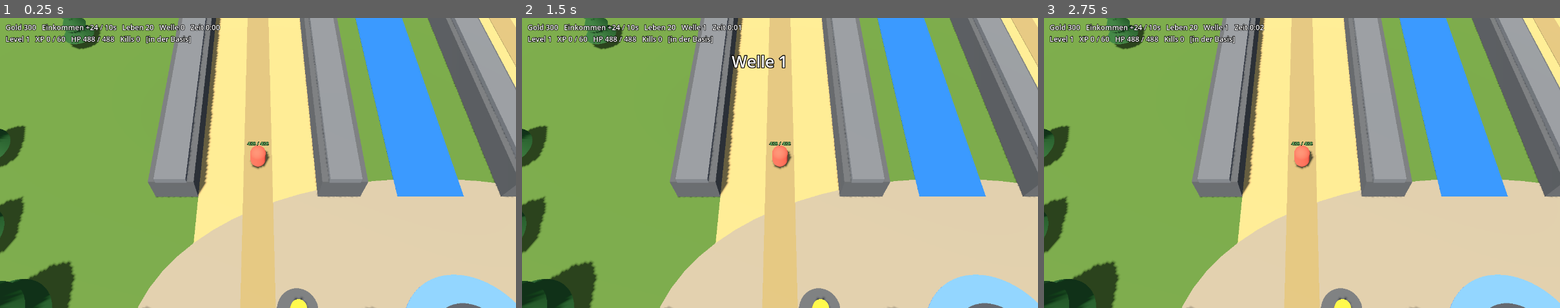
Above: before the commit, frames 1-3 (left to right).
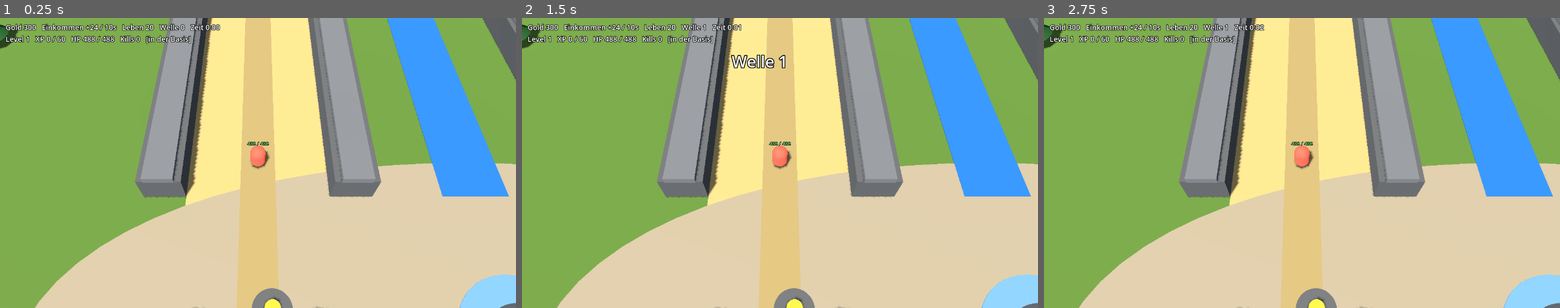
Above: after the commit, the same moments.

Repository: Tarux21/hero-lane-wars
Game: Godot game, scene res://scenes/main.tscn
The game is run twice, just before and just after one commit, with the same random seed, the same clock (stepped at 60 frames per second) and the same inputs.
Inputs (mouse positions are in pixels of both pictures, inside the frame that each line leads up to):
- Up to frame 1 (0.25 s): no input
- Up to frame 2 (1.5 s): tap Enter at 0.5 s; move the mouse to (893, 148) at 0.52 s; click (893, 148) at 0.67 s; tap Space at 1.25 s; move the mouse to (676, 177) at 1.27 s; click (676, 177) at 1.42 s
- Up to frame 3 (2.75 s): tap Enter at 2 s; move the mouse to (1353, 99) at 2.02 s; click (1353, 99) at 2.17 s

The runs differ from the first frame. In frame 1, 37% of the frame differs, in the area x 0-100%, y 0-100%; in frame 2, 37%; in frame 3, 37%.

Commit message:
Godot: Kartenaufbau je Spielerzahl (1v1, 2v2 eine breite Lane pro Team, 4v4 Doppel-Lane), breitere Lanes, groesserer Teamabstand
Co-Authored-By: Claude Sonnet 5.5 <noreply@anthropic.com>

Diff:
--- a/godot/scripts/game.gd
+++ b/godot/scripts/game.gd
@@ -5,7 +5,8 @@
 ## Alle Spielwerte stammen aus data/daten.json (Autoload "Data"). Spielkoordinaten (x = Lane entlang, y = quer) werden mit S in Meter umgerechnet.
 
 const S := 0.05                      # Spielwert -> Meter (Lane 3000 -> 150 m)
-const LANE_GAP := 26.0               # Abstand der Lane-Mitten (Meter): deine Lane bei x=0, Gegner-Lane bei x=LANE_GAP
+const WALL := 3.2                    # Breite der Felswand zwischen/neben Lanes (Meter)
+const TEAM_SPACE := 22.0             # Abstand zwischen den Lane-Rändern der beiden Teams (Felswand, Gras, Fluss, Felswand)
 const CAM_PITCH := 58.0              # Kamerawinkel in Grad (wie Warcraft 3: schräg von oben)
 var cam_dist := 28.0                 # Kamera-Abstand zum Helden (Mausrad)
 
@@ -26,6 +27,13 @@
 var autoplay := false
 var cam_init := false
 
+# Kartenaufbau je Spielerzahl pro Team (--team=1|2|4): bis 2 Spieler teilen sich eine breite Lane, ab 4 gibt es pro Team eine Doppel-Lane.
+var team_size := 1
+var lanes_per_team := 1
+var lane_half_g := 90.0              # halbe Lane-Breite in Spielwerten
+var lane_xs: Array[float] = []       # Mitte jeder Lane in Metern, von links nach rechts: erst Team A, dann Team B
+var slot_ys: Array[float] = []       # Spieler-Plätze quer in der Lane (Spielwerte)
+
 var cam: Camera3D
 var hud: Label
 var msg: Label
@@ -46,10 +54,13 @@
 			sim_secs = float(a.substr(6))
 		elif a.begins_with("--shot="):
 			shot_path = a.substr(7)
+		elif a.begins_with("--team="):
+			team_size = int(a.substr(7))
 		elif a.begins_with("--zoom="):
 			cam_dist = float(a.substr(7))
 		elif a == "--autoplay":
 			autoplay = true
+	_setup_layout()
 	_build_world()
 	_build_hud()
 	_spawn_hero()
@@ -62,7 +73,27 @@
 ## Spielkoordinaten -> Welt: Die Lane läuft senkrecht über den Bildschirm (Basis unten, Monster kommen von oben).
 ## x = Weg entlang der Lane (0 = Basis), y = quer, lane 0 = deine Lane, 1 = Gegner-Lane.
 func _wp(gx: float, gy: float, lane: int = 0) -> Vector3:
-	return Vector3(gy * S + lane * LANE_GAP, 0.0, -gx * S)
+	return Vector3(gy * S + lane_xs[lane], 0.0, -gx * S)
+
+
+## Berechnet Lane-Breite, Lane-Mitten und Spieler-Plätze aus der Teamgröße.
+func _setup_layout() -> void:
+	team_size = clampi(team_size, 1, 4)
+	lanes_per_team = 2 if team_size >= 4 else 1
+	var per_lane := int(ceil(float(team_size) / lanes_per_team))
+	lane_half_g = float(cfg["laneHalf"]) * (1.2 if per_lane <= 1 else 1.7)   # 2 Helden pro Lane brauchen eine breitere Lane
+	var half := lane_half_g * S
+	lane_xs.clear()
+	var x := 0.0
+	for team in 2:
+		for k in lanes_per_team:
+			lane_xs.append(x)
+			if k < lanes_per_team - 1:
+				x += half * 2.0 + WALL          # Lanes desselben Teams teilen sich eine Felswand
+		x += half * 2.0 + TEAM_SPACE            # zwischen den Teams: Felswände, Gras, Fluss
+	slot_ys.clear()
+	for j in per_lane:
+		slot_ys.append((j - (per_lane - 1) / 2.0) * (2.0 * lane_half_g / per_lane))
 
 
 func _cam_offset() -> Vector3:
@@ -102,47 +133,56 @@
 ## unten ein Platz mit magischem Kreis, Häusern (Monster senden) und Händlern. Alles noch aus einfachen Formen (Platzhalter).
 func _build_map() -> void:
 	var lane_len: float = cfg["laneLen"] * S
-	var half: float = cfg["laneHalf"] * S
-	var base_len: float = cfg["baseX"] * S
-	var mid_x := LANE_GAP / 2.0
+	var half: float = lane_half_g * S
+	var n := lane_xs.size()
+	var x_min: float = lane_xs[0] - half - WALL
+	var x_max: float = lane_xs[n - 1] + half + WALL
+	var mid_x := (lane_xs[0] + lane_xs[n - 1]) / 2.0
+	var span := x_max - x_min
 	var z_far := -lane_len - 10.0
 	var z_mid := (z_far + 14.0) / 2.0
 	var z_len := 14.0 - z_far
-	_box(Vector3(mid_x, -0.5, z_mid), Vector3(120.0, 1.0, z_len + 30.0), Color("#4b6b30"))                   # Gras
-	for lane in 2:
-		var cx := lane * LANE_GAP
+	_box(Vector3(mid_x, -0.5, z_mid), Vector3(span + 120.0, 1.0, z_len + 30.0), Color("#4b6b30"))            # Gras
+	for i in n:
+		var cx: float = lane_xs[i]
+		var k := i % lanes_per_team
 		_box(Vector3(cx, -0.04, z_mid + 4.0), Vector3(half * 2.0, 0.1, z_len - 8.0), Color("#a89462"))       # Lane (Sandweg)
 		_box(Vector3(cx, 0.02, z_mid + 4.0), Vector3(half * 0.5, 0.06, z_len - 8.0), Color("#8d7d55"))       # Pflasterstreifen in der Mitte
-		for side in [-1.0, 1.0]:
-			_box(Vector3(cx + side * (half + 1.6), 1.1, z_mid - 6.0), Vector3(3.2, 2.4, lane_len + 2.0), Color("#4c4f55"))   # Felswand
-			_box(Vector3(cx + side * (half + 1.6), 2.45, z_mid - 6.0), Vector3(2.2, 0.5, lane_len + 2.0), Color("#5f636b"))
-	_box(Vector3(mid_x, -0.06, z_mid - 6.0), Vector3(5.0, 0.2, lane_len + 2.0), Color("#1f5fa8"))             # Fluss zwischen den Lanes
+		var sides: Array = [1.0] if k > 0 else [-1.0, 1.0]   # Lanes desselben Teams teilen sich eine Wand (nur rechts bauen)
+		for side in sides:
+			_box(Vector3(cx + side * (half + WALL / 2.0), 1.1, z_mid - 6.0), Vector3(WALL, 2.4, lane_len + 2.0), Color("#4c4f55"))   # Felswand
+			_box(Vector3(cx + side * (half + WALL / 2.0), 2.45, z_mid - 6.0), Vector3(WALL - 1.0, 0.5, lane_len + 2.0), Color("#5f636b"))
+	var river_x: float = (lane_xs[lanes_per_team - 1] + lane_xs[lanes_per_team]) / 2.0
+	_box(Vector3(river_x, -0.06, z_mid - 6.0), Vector3(5.0, 0.2, lane_len + 2.0), Color("#1f5fa8"))           # Fluss zwischen den Teams
 	var spawn_z := -float(cfg["spawnX"]) * S
-	for lane in 2:
-		_box(Vector3(lane * LANE_GAP, 0.03, spawn_z - 2.0), Vector3(half * 2.0, 0.06, 6.0), Color("#6e2a2a"))  # Monster-Spawn
+	for i in n:
+		_box(Vector3(lane_xs[i], 0.03, spawn_z - 2.0), Vector3(half * 2.0, 0.06, 6.0), Color("#6e2a2a"))     # Monster-Spawn
 	# Platz am unteren Ende (Basis): Pflaster, magischer Kreis, Feuerstellen
 	var plaza_z := 7.0
-	var plaza := _cyl(Vector3(mid_x, -0.02, plaza_z), 21.0, 0.1, Color("#8b8272"))
-	plaza.scale = Vector3(1.0, 1.0, 0.55)
+	var plaza_r := span / 2.0 + 6.0
+	var plaza := _cyl(Vector3(mid_x, -0.02, plaza_z), plaza_r, 0.1, Color("#8b8272"))
+	plaza.scale = Vector3(1.0, 1.0, minf(1.0, 13.0 / plaza_r))
 	_cyl(Vector3(mid_x, 0.06, plaza_z), 4.2, 0.05, Color("#2a3a7a"), Color("#4a7aff"))                         # magischer Kreis
 	_cyl(Vector3(mid_x, 0.1, plaza_z), 2.4, 0.06, Color("#3b3f48"))
 	for fx in [-1.0, 1.0]:
-		_cyl(Vector3(mid_x + fx * 10.5, 0.1, plaza_z - 2.0), 1.3, 0.2, Color("#4c4f55"))
-		_cyl(Vector3(mid_x + fx * 10.5, 0.5, plaza_z - 2.0), 0.5, 0.8, Color("#ff7a2a"), Color("#ff5a10"))     # Feuer
-	# Häuser (Monster senden) und Händler-Sockel in einer Reihe am unteren Rand, je Lane
-	for lane in 2:
-		for i in 4:
-			var hx := lane * LANE_GAP + (i - 1.5) * 3.4
-			_house(Vector3(hx, 0.0, plaza_z + 5.0))
+		var fire_x: float = mid_x + fx * (plaza_r * 0.5)
+		_cyl(Vector3(fire_x, 0.1, plaza_z - 2.0), 1.3, 0.2, Color("#4c4f55"))
+		_cyl(Vector3(fire_x, 0.5, plaza_z - 2.0), 0.5, 0.8, Color("#ff7a2a"), Color("#ff5a10"))               # Feuer
+	# Je Spieler-Platz: 4 Häuser (Monster senden); je Lane zwei Händler-Sockel (Items)
+	for i in n:
+		for sy in slot_ys:
+			var slot_x: float = lane_xs[i] + sy * S
+			for h in 4:
+				_house(Vector3(slot_x + (h - 1.5) * 2.5, 0.0, plaza_z + 5.0))
 		for sx in [-1.0, 1.0]:
-			_cyl(Vector3(lane * LANE_GAP + sx * 7.0, 0.2, plaza_z - 1.0), 1.1, 0.4, Color("#6d6558"))        # Händler-Sockel
-	# Bäume und Felsen außerhalb der Lanes
+			_cyl(Vector3(lane_xs[i] + sx * (half - 1.5), 0.2, plaza_z - 1.0), 1.1, 0.4, Color("#6d6558"))     # Händler-Sockel
+	# Bäume außerhalb der Lanes
 	var rng := RandomNumberGenerator.new()
 	rng.seed = 7
 	var zz := 12.0
 	while zz > z_far:
 		for side in [-1.0, 1.0]:
-			var tx: float = (-14.0 - rng.randf() * 12.0) if side < 0.0 else (LANE_GAP + 14.0 + rng.randf() * 12.0)
+			var tx: float = (x_min - 14.0 - rng.randf() * 12.0) if side < 0.0 else (x_max + 14.0 + rng.randf() * 12.0)
 			_tree(Vector3(tx, 0.0, zz + rng.randf() * 4.0), 0.8 + rng.randf() * 0.7)
 		zz -= 7.0
 
@@ -253,7 +293,7 @@
 	lab.position.y = 2.7
 	node.add_child(lab)
 	add_child(node)
-	hero = {"d": d, "x": 120.0, "y": 0.0, "lvl": 1, "xp": 0.0, "hp": float(d["hp"]), "dead": 0.0,
+	hero = {"d": d, "x": 120.0, "y": slot_ys[0], "lvl": 1, "xp": 0.0, "hp": float(d["hp"]), "dead": 0.0,
 		"atk_t": 0.0, "target": null, "move_to": null, "deaths": 0, "node": node, "label": lab}
 
 
@@ -300,7 +340,7 @@
 	body.material_override = _mat(Color.html(u["col"]))
 	node.add_child(body)
 	add_child(node)
-	var ly: float = float(cfg["laneHalf"]) - 16.0
+	var ly: float = lane_half_g - 16.0
 	units.append({"type": type, "x": float(cfg["spawnX"]) + off_x + randf() * 30.0, "y": (randf() * 2.0 - 1.0) * ly,
 		"hp": float(u["hp"]) * m, "max": float(u["hp"]) * m,
 		"dmg": float(u["dmg"]) * (1.0 + float(cfg["unitDmgScale"]) * (m - 1.0)),
@@ -404,7 +444,7 @@
 			hero["dead"] = 0.0
 			hero["hp"] = _hero_max_hp()
 			hero["x"] = 120.0
-			hero["y"] = 0.0
+			hero["y"] = slot_ys[0]
 		return
 	var mx := _hero_max_hp()
 	var regen: float = mx * 0.12 if _in_base() else 1.5 + hero["lvl"] * 0.3
@@ -433,7 +473,7 @@
 			hero["x"] += dv.x / d * step_len
 			hero["y"] += dv.y / d * step_len
 	hero["x"] = clampf(hero["x"], 20.0, float(cfg["laneLen"]))
-	var ly: float = float(cfg["laneHalf"]) - 10.0
+	var ly: float = lane_half_g - 10.0
 	hero["y"] = clampf(hero["y"], -ly, ly)
 	# Auto-Angriff: auch im Laufen, sobald ein Gegner in Reichweite ist
 	hero["atk_t"] -= dt
@@ -485,7 +525,7 @@
 					dx = hx / dist
 					dy = hy / dist
 			u["x"] += dx * step_len
-			var ly: float = float(cfg["laneHalf"]) - 16.0
+			var ly: float = lane_half_g - 16.0
 			u["y"] = clampf(u["y"] + dy * step_len, -ly, ly)
 		if u["x"] <= float(cfg["leakX"]):
 			lives -= int(u["def"]["lives"])
@@ -545,7 +585,7 @@
 	if event is InputEventMouseButton and event.pressed and event.button_index == MOUSE_BUTTON_RIGHT:
 		var p := _ground_point(event.position)
 		var gx := -p.z / S
-		var gy := p.x / S
+		var gy := (p.x - lane_xs[0]) / S
 		var hit: Variant = null
 		var best := 1e9
 		for u in units:
@@ -558,7 +598,7 @@
 			hero["move_to"] = null
 		else:
 			hero["target"] = null
-			var ly: float = float(cfg["laneHalf"]) - 10.0
+			var ly: float = lane_half_g - 10.0
 			hero["move_to"] = Vector2(maxf(20.0, gx), clampf(gy, -ly, ly))
 
 
Not shown, added: Godot-Spiel-starten-2v2.bat
Not shown, added: Godot-Spiel-starten-4v4.bat
Not shown, changed: ROADMAP.md
Not shown, changed: godot/README.md
